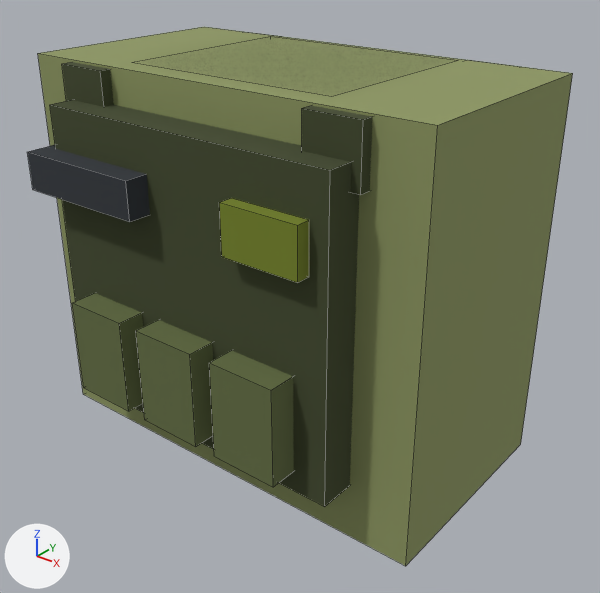
What one commit did to the FBX model assets/3d/export/pc_engineer_upper_torso.fbx.
Both versions are drawn from a 50 mm camera at (2.16, -2.64, 1.46) aimed at (0.07, -0.03, -0.16). The lights are fixed; the arrows at lower left show +X, +Y and +Z. The older version comes first. Mesh edges are drawn as thin lines.

Script lines for the objects in view, before the commit:
```python
me_pc_engineer_upper_torso = bpy.data.meshes.new('pc_engineer_upper_torso')
me_pc_engineer_upper_torso.from_pydata(...)  # 96 vertices, 72 faces; spans x -0.97..0.97, y -0.78..0.8, z -0.85..0.85
me_pc_engineer_upper_torso.materials.append(mat_palette)  # picture img_palette_png
ob_pc_engineer_upper_torso = bpy.data.objects.new('pc_engineer_upper_torso', me_pc_engineer_upper_torso)
ob_pc_engineer_upper_torso.location = (0.0, 0.0, 0.0)
```
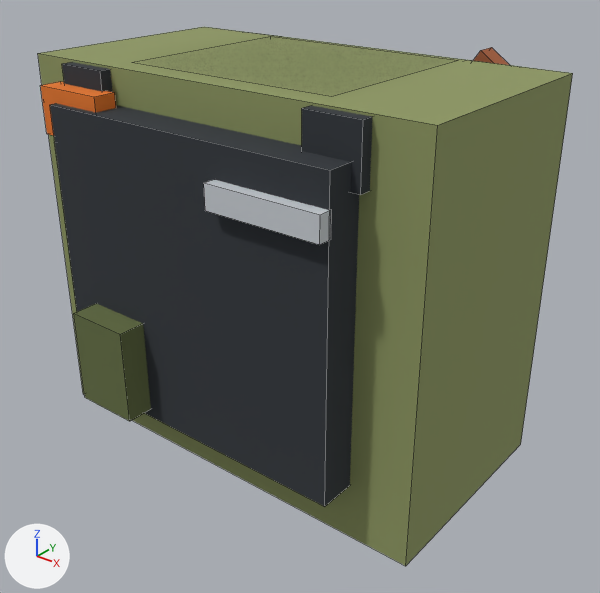
The change, as a diff of the scene's bpy script:
```diff
--- a/assets/3d/export/pc_engineer_upper_torso.fbx.py
+++ b/assets/3d/export/pc_engineer_upper_torso.fbx.py
@@ me_pc_engineer_upper_torso @@
 # used by ob_pc_engineer_upper_torso; location = (0.0, 0.0, 0.0)
 # verts and faces of me_pc_engineer_upper_torso; kept vertices keep their numbers, new ones are numbered from 96
-me_pc_engineer_upper_torso.from_pydata(...)  # 96 vertices, 72 faces; spans x -0.97..0.97, y -0.78..0.8, z -0.85..0.85
+me_pc_engineer_upper_torso.from_pydata(...)  # 104 vertices, 78 faces; spans x -0.97..0.97, y -0.78..0.81, z -0.85..0.86
+# me_pc_engineer_upper_torso part 1: a new loose piece, a box spanning x -0.79..-0.45, y -0.63..-0.53, z 0.56..0.76, in mat_palette (picture img_palette_png)
+# me_pc_engineer_upper_torso part 2: a new loose piece, a box spanning x 0.2..0.7, y -0.71..-0.65, z 0.47..0.57, in mat_palette (picture img_palette_png)
+# me_pc_engineer_upper_torso part 3: the loose piece of 8 vertices spanning x -0.55..-0.25, y -0.78..-0.62, z -0.51..-0.09 is moved by (0.0, 0.0, -0.05)
+# me_pc_engineer_upper_torso part 4: the loose piece of 8 vertices spanning x 0.28..0.62, y -0.72..-0.66, z 0.32..0.52 is deleted
+# me_pc_engineer_upper_torso part 5: the loose piece of 8 vertices spanning x -0.75..-0.15, y -0.76..-0.6, z 0.36..0.52 is deleted
+# me_pc_engineer_upper_torso part 6: the loose piece of 8 vertices spanning x -0.15..0.15, y -0.78..-0.62, z -0.51..-0.09 is deleted
+# me_pc_engineer_upper_torso part 7: the loose piece of 8 vertices spanning x 0.25..0.55, y -0.78..-0.62, z -0.51..-0.09 is deleted
+# me_pc_engineer_upper_torso part 8
+verts[96] = (-0.59, 0.67, -0.69)
+verts[97] = (-0.59, 0.77, -0.69)
+verts[98] = (-0.5, 0.67, -0.76)
+verts[99] = (-0.5, 0.77, -0.76)
+for new, old in zip([*range(100, 104)], [*range(96, 100)]): verts[new] = verts[old] + (1.09, 0.0, 1.55)
+faces += [(96, 100, 101, 97), (97, 101, 103, 99), (98, 99, 103, 102), (96, 98, 102, 100), (96, 97, 99, 98), (100, 102, 103, 101)]
+# me_pc_engineer_upper_torso part 9: 24 kept faces spanning x -0.74..0.74, y -0.66..0.66, z -0.6..0.84 get new texture (UV) coordinates
+# other edits to the shape of me_pc_engineer_upper_torso do not show in these pictures
 me_pc_engineer_upper_torso.materials.append(mat_palette)
```

Pixel boxes (x1, y1, x2, y2) of what changed, in the pictures (600 x 593 px; the box of a moved part takes in the faces that stretch with it):
'pc_engineer_upper_torso', reshaped
    before: (27, 27, 573, 566)
    after: (38, 27, 573, 566)
part 1 of me_pc_engineer_upper_torso, added (orange)
    after: (40, 81, 116, 136)
part 2 of me_pc_engineer_upper_torso, added
    after: (204, 180, 332, 245)
part 3 of me_pc_engineer_upper_torso, moved or reshaped
    before: (72, 293, 143, 411)
    after: (74, 304, 151, 421)
part 4 of me_pc_engineer_upper_torso, deleted (green)
    before: (219, 198, 309, 283)
part 5 of me_pc_engineer_upper_torso, deleted
    before: (27, 145, 150, 222)
part 6 of me_pc_engineer_upper_torso, deleted (green)
    before: (136, 320, 213, 447)
part 7 of me_pc_engineer_upper_torso, deleted (green)
    before: (209, 350, 294, 487)
part 8 of me_pc_engineer_upper_torso, added
    after: (473, 47, 509, 65)
part 9 of me_pc_engineer_upper_torso, surface changed
    both: (50, 62, 372, 506)
